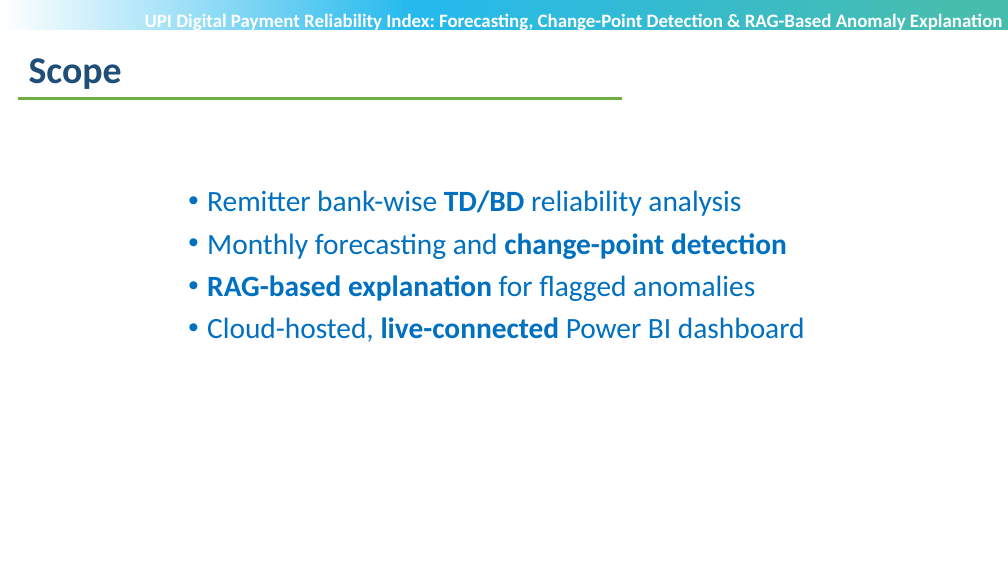
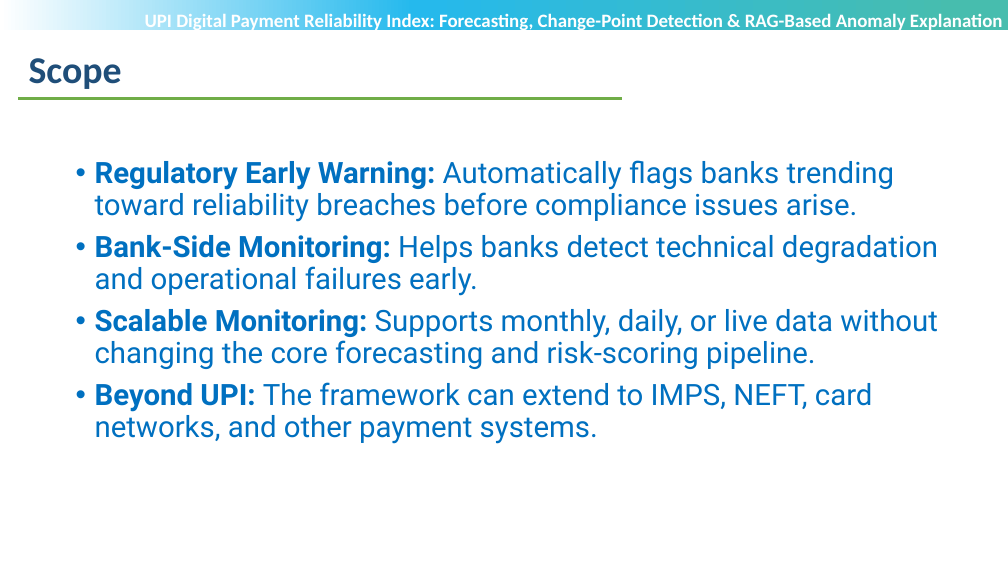
Before and after one commit to POOJITHA-02/lti-proj, a slide deck: slide 4 of UPI 1ST REVIEW.pptx. Drawn at 1008x567 pixels with LibreOffice and Linux fonts; fonts in the diff are those of the drawing; background and template pictures are left out. Boxes give left, top, right and bottom in pixels: in the first picture for what was removed or moved away, otherwise in the second. Text is boxed around its words. In the diff, an @@ line names an element or a change of style, - is before the commit and + after.

```diff
--- a/UPI 1ST REVIEW.pptx
+++ b/UPI 1ST REVIEW.pptx
@@ text at (95, 160, 938, 444): text changed; font Calibri to Roboto @@
-• Remitter bank-wise TD/BD reliability analysis
-• Monthly forecasting and change-point detection
-• RAG-based explanation for flagged anomalies
-• Cloud-hosted, live-connected Power BI dashboard
+• Regulatory Early Warning: Automatically flags banks trending toward reliability breaches before compliance issues arise.
+• Bank-Side Monitoring: Helps banks detect technical degradation and operational failures early.
+• Scalable Monitoring: Supports monthly, daily, or live data without changing the core forecasting and risk-scoring pipeline.
+• Beyond UPI: The framework can extend to IMPS, NEFT, card networks, and other payment systems.
```
Also in this commit, not shown: 8 other slides changed, 13 slides added, 7 slides removed, 52 other files.
